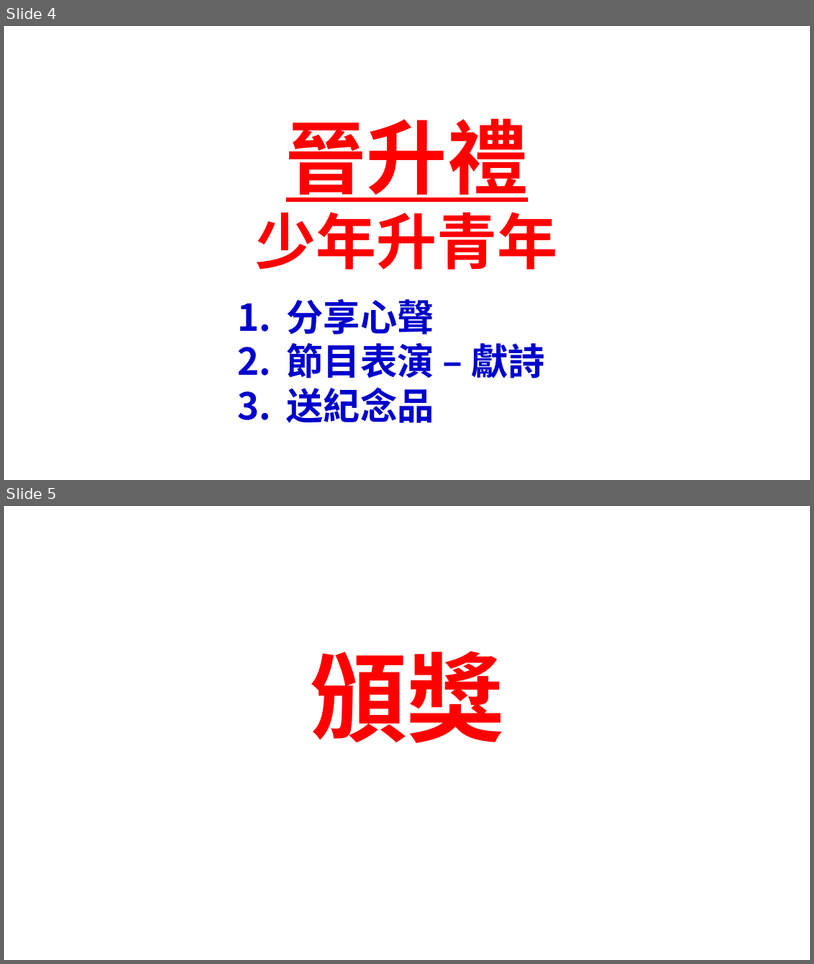
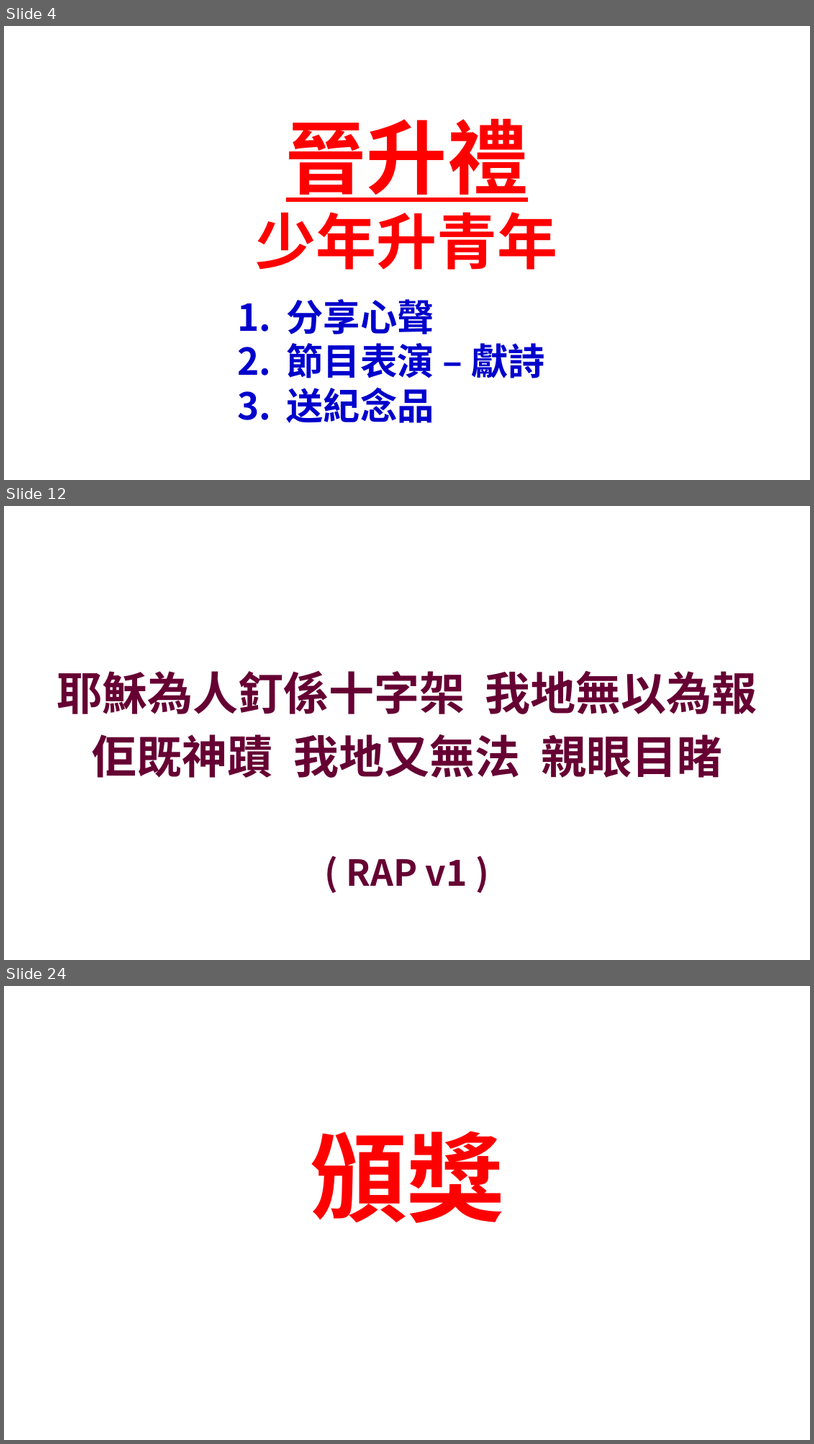
Before and after one commit to batisuoc/bible-school, a slide deck: 2022年主日學結業禮頒獎.pptx. Shown one above the other, each under a label of ours: slides 4 and 5 before the commit, slides 4, 12 and 24 after it; the slides between them are not shown. The pictures are 814x964 and 814x1444 pixels, drawn with LibreOffice and Linux fonts; fonts in the diff are those of the drawing; background and template pictures are left out. Boxes give left, top, right and bottom in pixels: in the first picture for what was removed or moved away, otherwise in the second. Text is boxed around its words. In the diff, an @@ line names an element or a change of style, - is before the commit and + after.

```diff
--- a/2022年主日學結業禮頒獎.pptx
+++ b/2022年主日學結業禮頒獎.pptx
@@ slide 12 added at (x1=4, y1=506, x2=810, y2=960), background picture (left out) @@
@@ text added at (x1=57, y1=671, x2=758, y2=777), 54 pt, text #660033, bold @@
+耶穌為人釘係十字架 我地無以為報
+佢既神蹟 我地又無法 親眼目睹
@@ text added at (x1=347, y1=859, x2=468, y2=885), 42.7 pt, text #660033, bold @@
+( RAP v1 )
@@ what was slide 5 is now slide 24 @@
```
Also in this commit, not shown: 18 other slides added.
